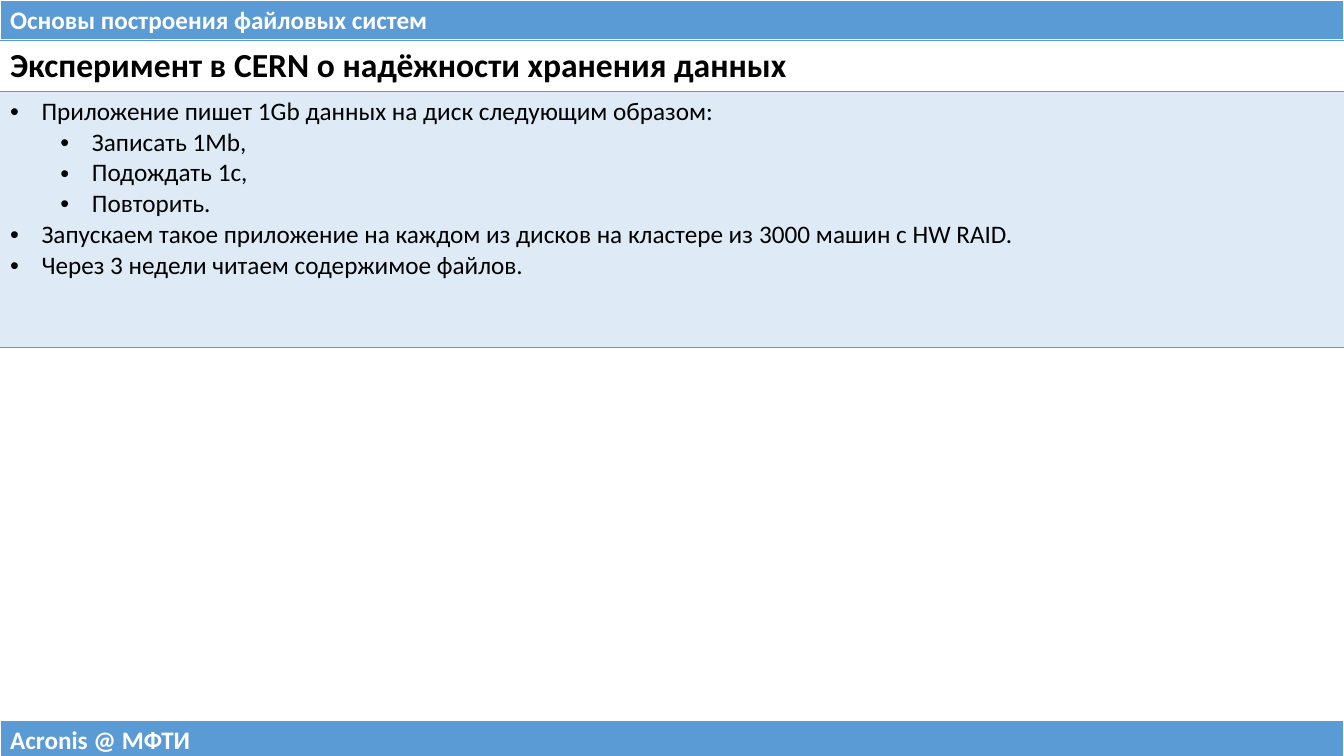
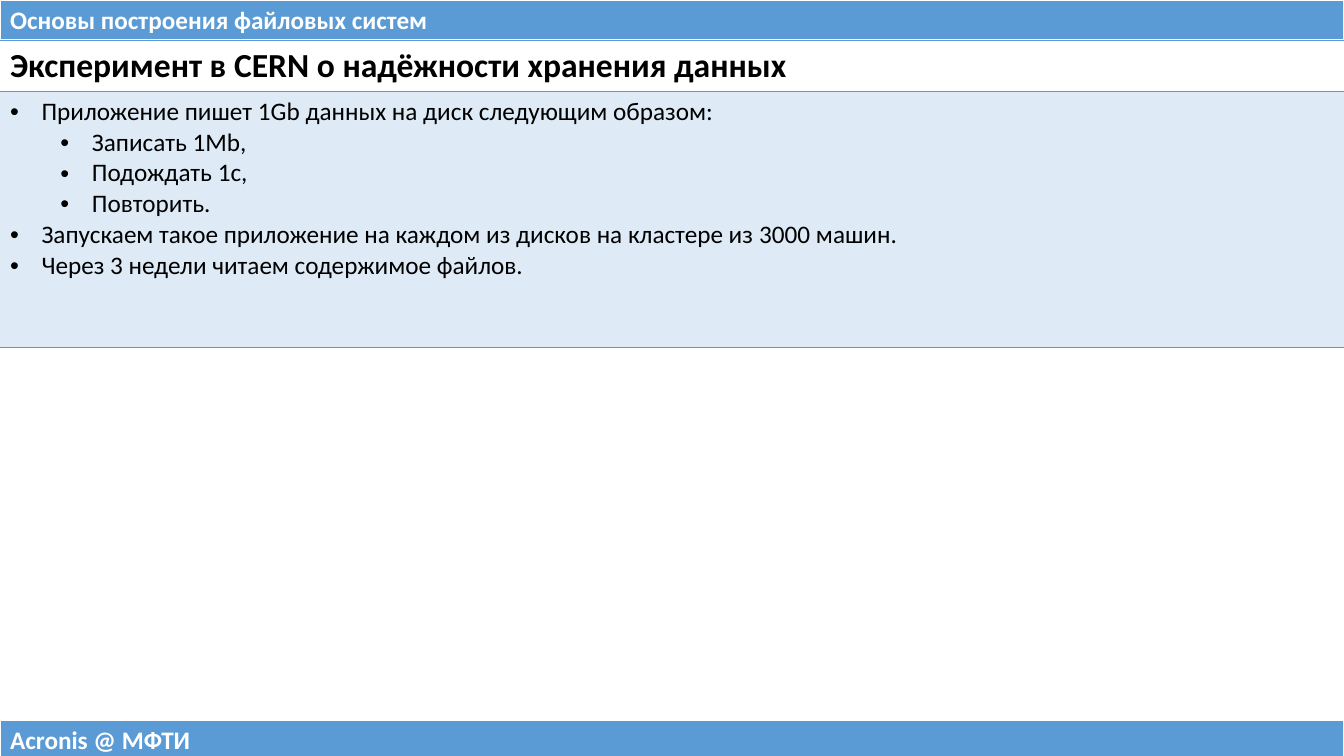
Before and after one commit to 75cc8545e7b021ed280ed0ef99fc7fc4/filesystems-101, a slide deck: slide 3 of talks/src/class07.pptx. Drawn at 1344x756 pixels with LibreOffice and Linux fonts; fonts in the diff are those of the drawing. Boxes give left, top, right and bottom in pixels: in the first picture for what was removed or moved away, otherwise in the second. Text is boxed around its words. In the diff, an @@ line names an element or a change of style, - is before the commit and + after.

```diff
--- a/talks/src/class07.pptx
+++ b/talks/src/class07.pptx
@@ table at box(0, 40, 1344, 343) @@
-row 2, column 1: Приложение пишет 1Gb данных на диск следующим образом: / Записать 1Mb, / Подождать 1c, / Повторить. / Запускаем такое приложение на каждом из дисков на кластере из 3000 машин с HW RAID. / Через 3 недели читаем содержимое файлов.
+row 2, column 1: Приложение пишет 1Gb данных на диск следующим образом: / Записать 1Mb, / Подождать 1c, / Повторить. / Запускаем такое приложение на каждом из дисков на кластере из 3000 машин. / Через 3 недели читаем содержимое файлов.
```
Also in this commit, not shown: 4 other slides changed, 1 other file.
